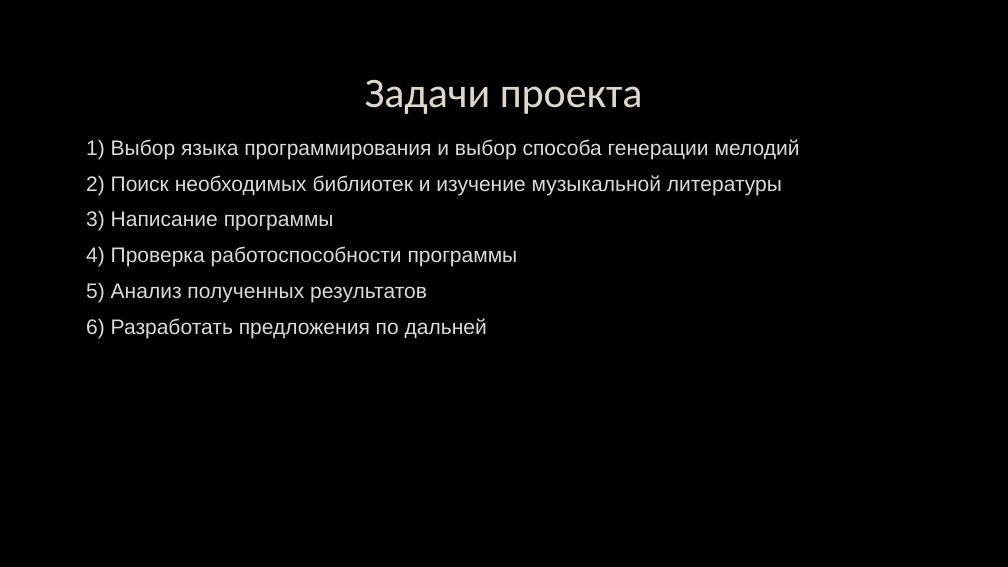
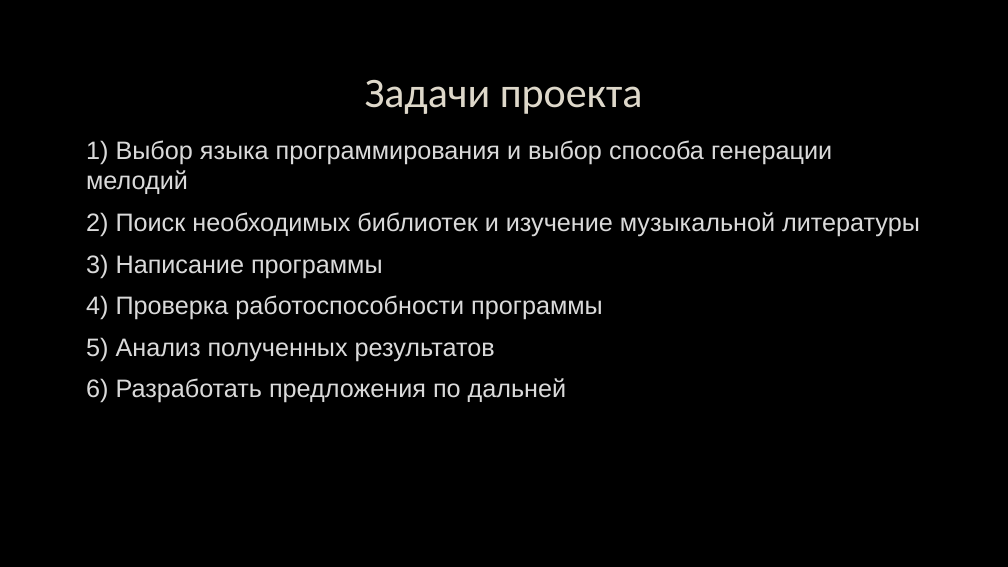
Before and after one commit to EugeniaBee/Melody-generator, a slide deck: slide 3 of Программа_Генерирующая_Музыку_ИП_Фрик_Евгений_2022.pptx (slide 4 before the commit). Drawn at 1008x567 pixels with LibreOffice and Linux fonts; fonts in the diff are those of the drawing; background and template pictures are left out. Boxes give left, top, right and bottom in pixels: in the first picture for what was removed or moved away, otherwise in the second. Text is boxed around its words. In the diff, an @@ line names an element or a change of style, - is before the commit and + after.

```diff
--- a/Программа_Генерирующая_Музыку_ИП_Фрик_Евгений_2022.pptx
+++ b/Программа_Генерирующая_Музыку_ИП_Фрик_Евгений_2022.pptx
@@ text "1) Выбор языка программирования и ..." at <box>86,140,920,403</box>: size 20 to 24 pt @@
```
Also in this commit, not shown: 3 other slides changed, 1 slide removed.
